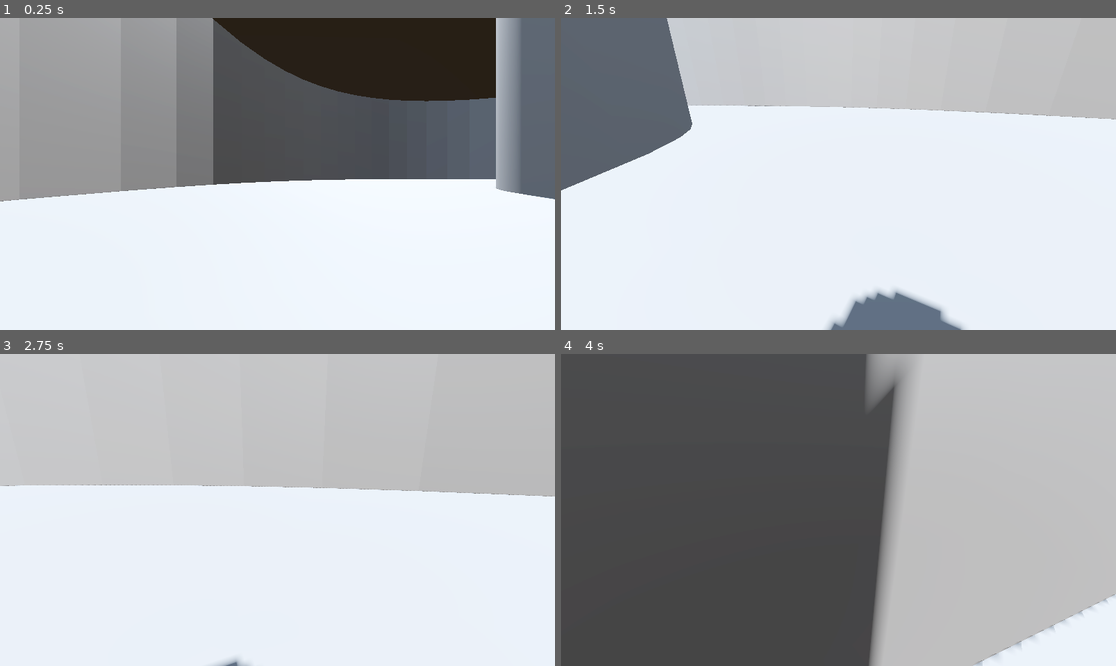
Above: before the commit, frames 1-4 (two rows, left to right).
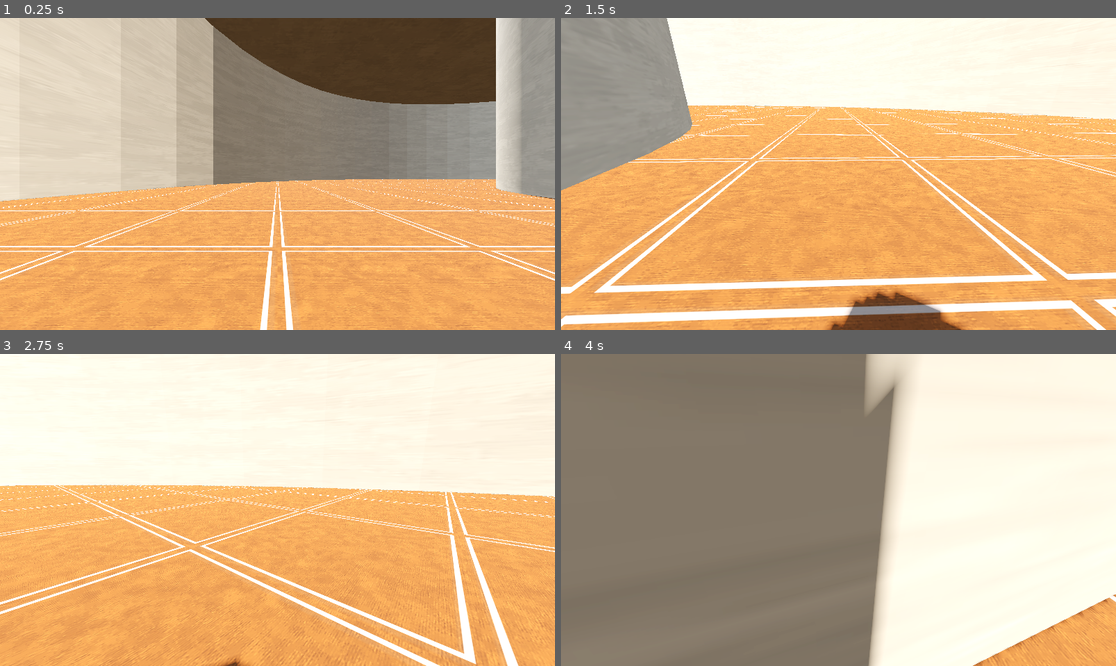
Above: after the commit, the same moments.

Repository: cjpugs/GMTK-Jam-25
Game: Godot game, scene res://scenes/levels/test-level.tscn
The game is run twice, just before and just after one commit, with the same random seed, the same clock (stepped at 60 frames per second) and the same inputs. This scene is started directly instead of the project's main scene.
Inputs (mouse positions are in pixels of both pictures, inside the frame that each line leads up to):
- Up to frame 1 (0.25 s): no input
- Up to frame 2 (1.5 s): tap Enter at 0.5 s; move the mouse to (960, 158) at 0.52 s; hold Right (move_right) 0.53-1.28 s; click (960, 158) at 0.67 s; move the mouse to (810, 174) at 1.27 s; hold Up (move_forward) from 1.28 s (still down)
- Up to frame 3 (2.75 s): keep holding Up (move_forward); move the mouse to (288, 503) at 2.02 s
- Up to frame 4 (4 s): keep holding Up (move_forward); move the mouse to (832, 516) at 2.77 s; move the mouse to (877, 513) at 3.52 s

The runs differ from the first frame. In frame 1, 98% of the frame differs, in the area x 0-100%, y 0-100%; in frame 2, 94%; in frame 3, 96%; in frame 4, 100%.

Commit message:
added basic textures to store level

Diff:
--- a/scenes/levels/store.tscn
+++ b/scenes/levels/store.tscn
@@ -1,10 +1,24 @@
-[gd_scene load_steps=7 format=3 uid="uid://bavk5pw8cq6lh"]
+[gd_scene load_steps=14 format=3 uid="uid://bavk5pw8cq6lh"]
 
+[ext_resource type="Texture2D" uid="uid://bfrewkjnij5sb" path="res://assets/textures/interiors/Beigewall_Texture.png" id="1_8s6uc"]
 [ext_resource type="ArrayMesh" uid="uid://wmbcs2ffhsne" path="res://assets/models/OuterWall.obj" id="1_y7kff"]
+[ext_resource type="Texture2D" uid="uid://du2ey5fmkfg4p" path="res://assets/textures/interiors/Rug2_Texture.png" id="2_njto3"]
+
+[sub_resource type="PlaneMesh" id="PlaneMesh_m4iqm"]
+
+[sub_resource type="StandardMaterial3D" id="StandardMaterial3D_b0hbt"]
+albedo_texture = ExtResource("1_8s6uc")
+texture_filter = 1
+
+[sub_resource type="WorldBoundaryShape3D" id="WorldBoundaryShape3D_7i1yb"]
 
 [sub_resource type="PlaneMesh" id="PlaneMesh_y7kff"]
 
-[sub_resource type="WorldBoundaryShape3D" id="WorldBoundaryShape3D_7i1yb"]
+[sub_resource type="StandardMaterial3D" id="StandardMaterial3D_njto3"]
+albedo_texture = ExtResource("2_njto3")
+uv1_scale = Vector3(50, 50, 50)
+texture_filter = 1
+point_size = 0.1
 
 [sub_resource type="CylinderMesh" id="CylinderMesh_y7kff"]
 top_radius = 20.0
@@ -13,20 +27,40 @@
 cap_top = false
 cap_bottom = false
 
+[sub_resource type="StandardMaterial3D" id="StandardMaterial3D_m4iqm"]
+albedo_texture = ExtResource("1_8s6uc")
+texture_filter = 1
+
 [sub_resource type="CylinderShape3D" id="CylinderShape3D_y7kff"]
 height = 16.0
 radius = 20.0
+
+[sub_resource type="StandardMaterial3D" id="StandardMaterial3D_8s6uc"]
+albedo_texture = ExtResource("1_8s6uc")
+texture_filter = 1
 
 [sub_resource type="ConcavePolygonShape3D" id="ConcavePolygonShape3D_y7kff"]
 data = PackedVector3Array(3.9203, -8, -39.8083, -0.0006, -8, -40, 3.9203, 8, -39.8083, 3.9203, 8, -39.8083, -0.0006, -8 …(16063 unchanged characters)…
 
 [node name="Store" type="Node3D"]
 
+[node name="Ceiling" type="StaticBody3D" parent="."]
+transform = Transform3D(1, 0, 0, 0, -1, -8.74228e-08, 0, 8.74228e-08, -1, 0, 22, 0)
+
+[node name="MeshInstance3D" type="MeshInstance3D" parent="Ceiling"]
+transform = Transform3D(100, 0, 0, 0, 100, 0, 0, 0, 100, 0, 0, 0)
+mesh = SubResource("PlaneMesh_m4iqm")
+surface_material_override/0 = SubResource("StandardMaterial3D_b0hbt")
+
+[node name="CollisionShape3D" type="CollisionShape3D" parent="Ceiling"]
+shape = SubResource("WorldBoundaryShape3D_7i1yb")
+
 [node name="Floor" type="StaticBody3D" parent="."]
 
 [node name="MeshInstance3D" type="MeshInstance3D" parent="Floor"]
 transform = Transform3D(100, 0, 0, 0, 100, 0, 0, 0, 100, 0, 0, 0)
 mesh = SubResource("PlaneMesh_y7kff")
+surface_material_override/0 = SubResource("StandardMaterial3D_njto3")
 
 [node name="CollisionShape3D" type="CollisionShape3D" parent="Floor"]
 shape = SubResource("WorldBoundaryShape3D_7i1yb")
@@ -37,6 +71,7 @@
 [node name="MeshInstance3D" type="MeshInstance3D" parent="InnerWall"]
 transform = Transform3D(1.5, 0, 0, 0, 1.5, 0, 0, 0, 1.5, 0, 0, 0)
 mesh = SubResource("CylinderMesh_y7kff")
+surface_material_override/0 = SubResource("StandardMaterial3D_m4iqm")
 
 [node name="CollisionShape3D" type="CollisionShape3D" parent="InnerWall"]
 transform = Transform3D(1.5, 0, 0, 0, 1.5, 0, 0, 0, 1.5, 0, 0, 0)
@@ -49,6 +84,7 @@
 transform = Transform3D(1.5, 0, 0, 0, 1.5, 0, 0, 0, 1.5, 0, 0, 0)
 mesh = ExtResource("1_y7kff")
 skeleton = NodePath("../..")
+surface_material_override/0 = SubResource("StandardMaterial3D_8s6uc")
 
 [node name="CollisionShape3D2" type="CollisionShape3D" parent="OuterWall"]
 transform = Transform3D(1.5, 0, 0, 0, 1.5, 0, 0, 0, 1.5, 0, 0, 0)
Binary file added: assets/textures/interiors/Beigewall2_Texture.png
Not shown, added: assets/textures/interiors/Beigewall2_Texture.png.import
Binary file added: assets/textures/interiors/Beigewall_Texture.png
Not shown, added: assets/textures/interiors/Beigewall_Texture.png.import
Binary file added: assets/textures/interiors/Orangewall_Texture.jpg
Not shown, added: assets/textures/interiors/Orangewall_Texture.jpg.import
Binary file added: assets/textures/interiors/Redplanks_Texture.png
Not shown, added: assets/textures/interiors/Redplanks_Texture.png.import
Binary file added: assets/textures/interiors/Rug2_Texture.png
Not shown, added: assets/textures/interiors/Rug2_Texture.png.import
Binary file added: assets/textures/interiors/Rug3_Texture.png
Not shown, added: assets/textures/interiors/Rug3_Texture.png.import
(and 19 more such lines)
